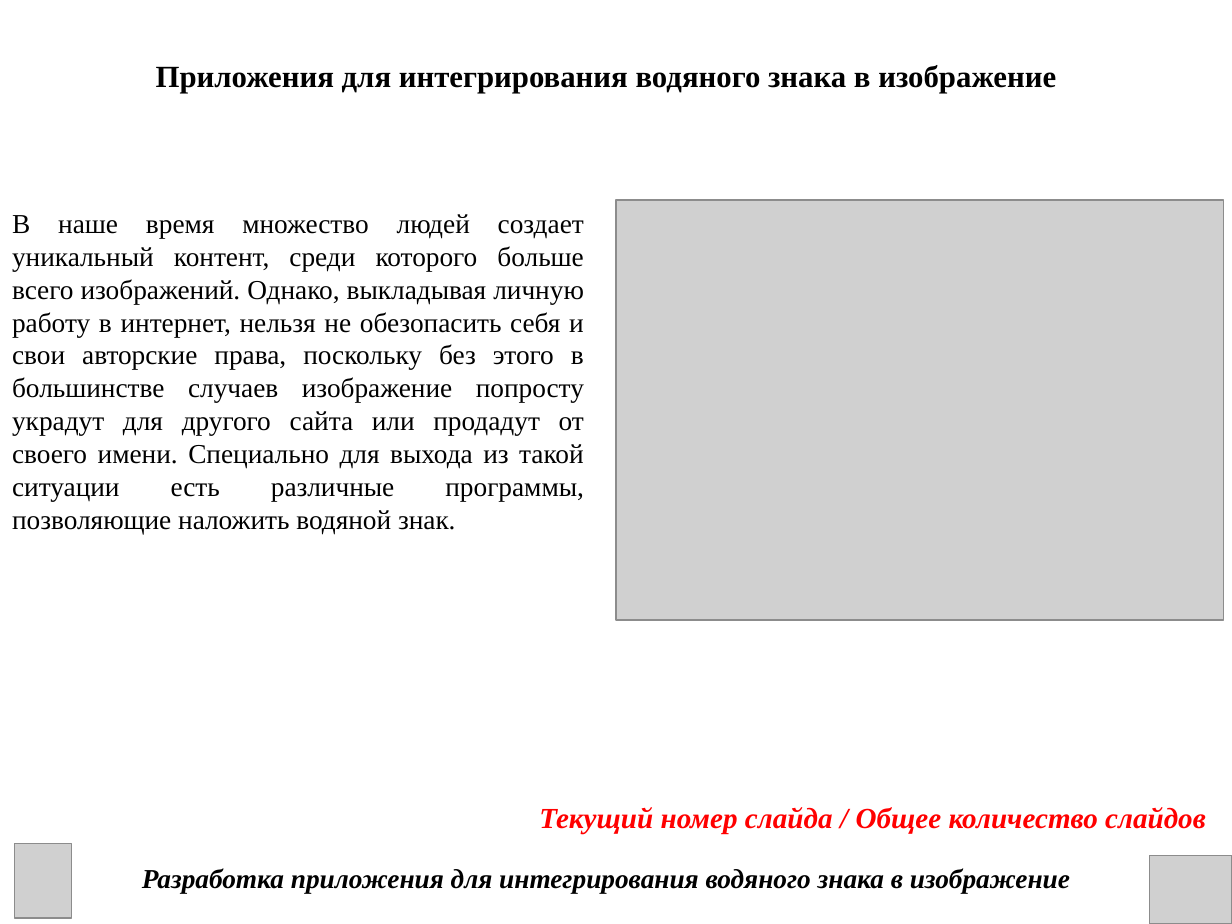
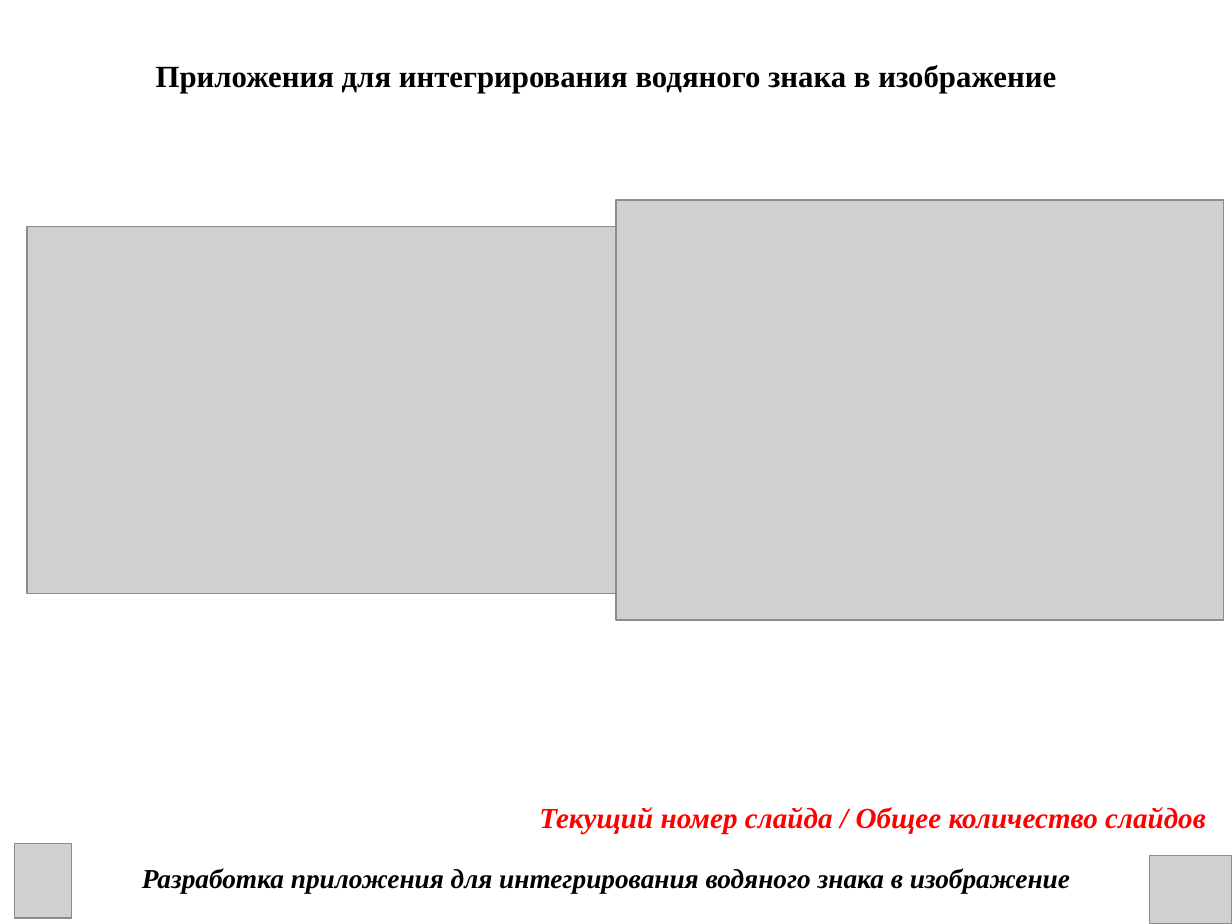
Before and after one commit to DanChoys1/DanChoys, a slide deck: slide 2 of КП презентация.ppt. Drawn at 1232x924 pixels with LibreOffice and Linux fonts; fonts in the diff are those of the drawing; grey boxes stand for pictures. Boxes give left, top, right and bottom in pixels: in the first picture for what was removed or moved away, otherwise in the second. Text is boxed around its words. In the diff, an @@ line names an element or a change of style, - is before the commit and + after.

```diff
--- a/КП презентация.ppt
+++ b/КП презентация.ppt
@@ text removed at bbox=[12, 214, 584, 534] @@
-В наше время множество людей создает уникальный контент, среди которого больше всего изображений. Однако, выкладывая личную работу в интернет, нельзя не обезопасить себя и свои авторские права, поскольку без этого в большинстве случаев изображение попросту украдут для другого сайта или продадут от своего имени. Специально для выхода из такой ситуации есть различные программы, позволяющие наложить водяной знак.
@@ picture added at bbox=[27, 227, 616, 594] @@
```
Also in this commit, not shown: 7 other slides changed, 12 slides added, 2 other files.
